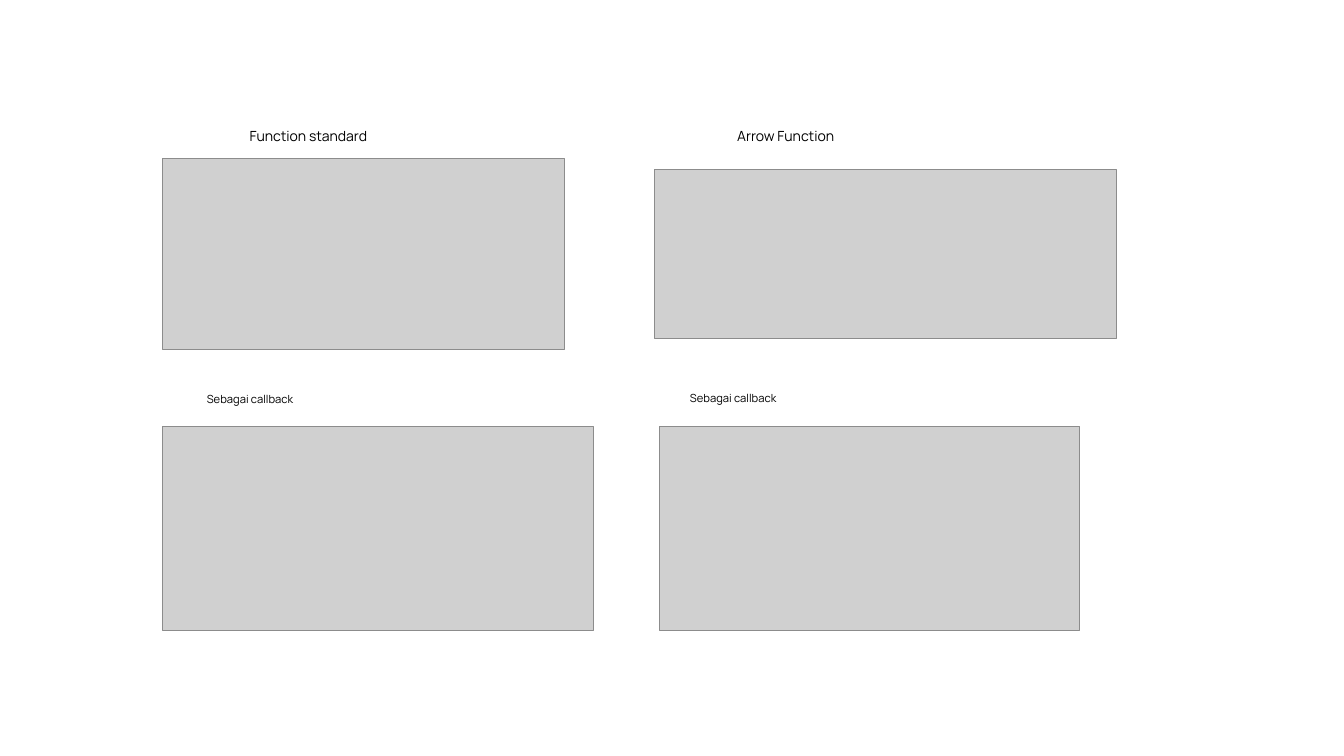
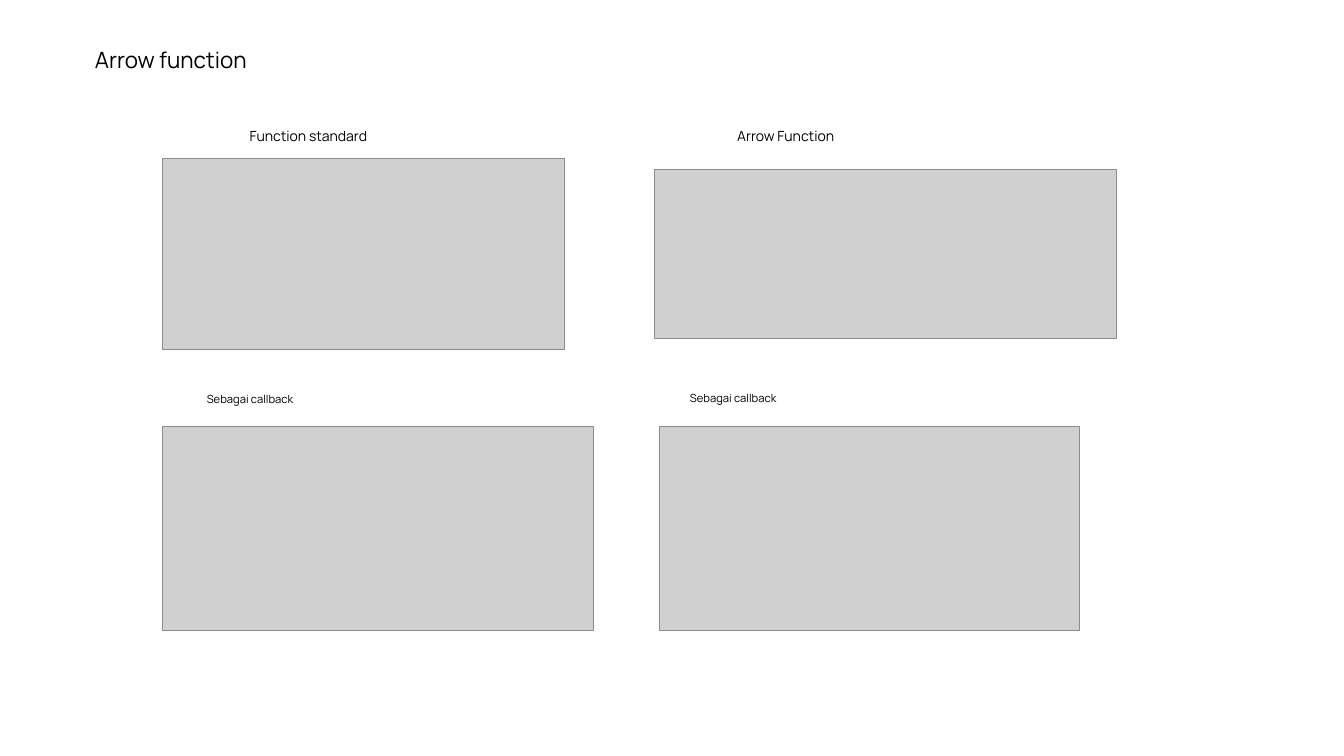
Before and after one commit to saddam-satria/learning-material, a slide deck: slide 7 of march/week-1/meeting-2/PPT.pptx (slide 5 before the commit). Drawn at 1344x756 pixels with LibreOffice and Linux fonts; fonts in the diff are those of the drawing; grey boxes stand for pictures. Boxes give left, top, right and bottom in pixels: in the first picture for what was removed or moved away, otherwise in the second. Text is boxed around its words. In the diff, an @@ line names an element or a change of style, - is before the commit and + after.

```diff
--- a/march/week-1/meeting-2/PPT.pptx
+++ b/march/week-1/meeting-2/PPT.pptx
@@ text added at [95, 51, 246, 69], 16 pt, text #000000 @@
+Arrow function
```
Also in this commit, not shown: 8 other slides changed, 2 slides added, 9 other files.
